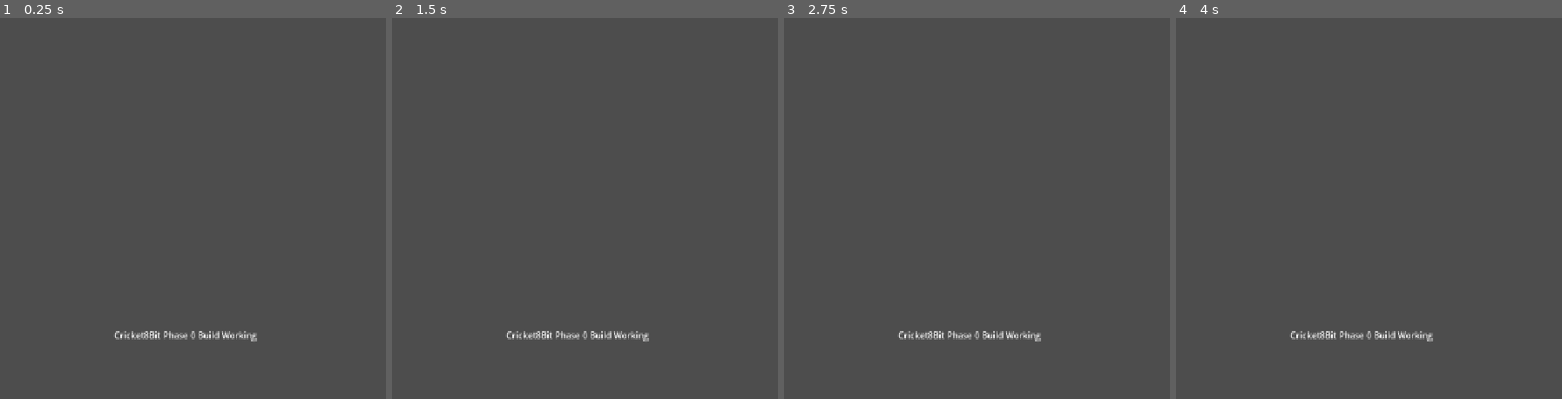
Above: before the commit, frames 1-4 (left to right).
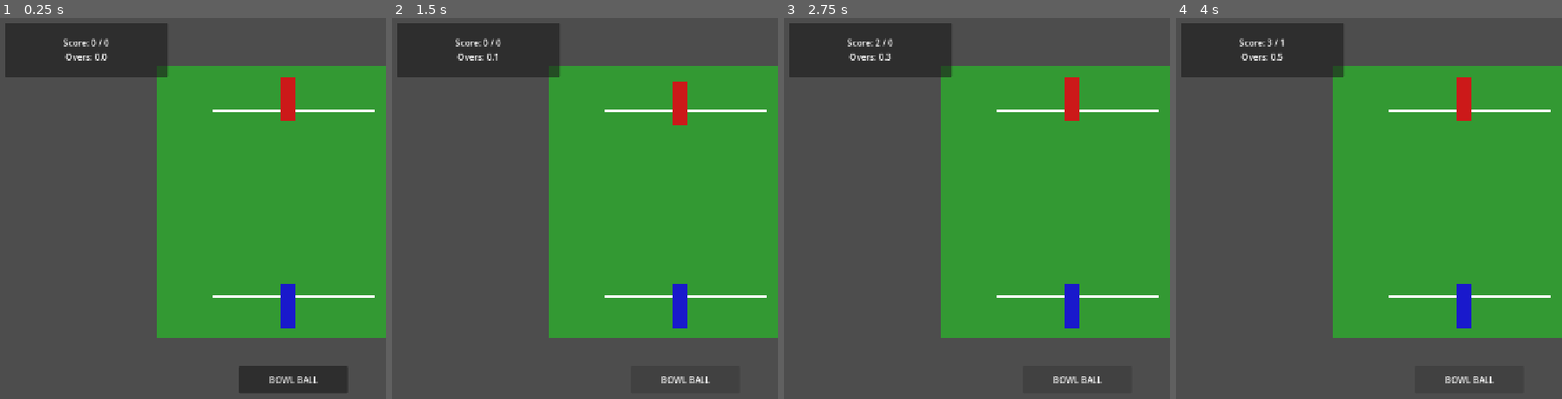
Above: after the commit, the same moments.

Repository: Hermes018/Cricket8Bit
Game: Godot game, scene res://src/client/match_view.tscn
The game is run twice, just before and just after one commit, with the same random seed, the same clock (stepped at 60 frames per second) and the same inputs. Before the commit the project starts from res://main.tscn.
Inputs (mouse positions are in pixels of both pictures, inside the frame that each line leads up to):
- Up to frame 1 (0.25 s): no input
- Up to frame 2 (1.5 s): click (685, 379) at 0.5 s, where only the run after the commit has a clickable "BOWL BALL"; click (685, 379) at 1.25 s, where only the run after the commit has a clickable "BOWL BALL"
- Up to frame 3 (2.75 s): click (1077, 379) at 2 s, where only the run after the commit has a clickable "BOWL BALL"
- Up to frame 4 (4 s): tap Enter at 2.75 s; tap Space at 3.5 s

The runs differ from the first frame. In frame 1, 50% of the frame differs, in the area x 1-100%, y 1-99%; in frame 2, 49%; in frame 3, 49%; in frame 4, 49%.

Commit message:
Complete Phase 1: Implement MatchEngine and headless testing

Diff:
--- a/project.godot
+++ b/project.godot
@@ -11,7 +11,7 @@
 [application]
 
 config/name="Cricket8Bit"
-run/main_scene="res://main.tscn"
+run/main_scene="res://src/client/match_view.tscn"
 config/features=PackedStringArray("4.7", "GL Compatibility")
 config/icon="res://icon.png"
 
--- /dev/null
+++ b/src/client/match_view.gd
@@ -0,0 +1,66 @@
+extends Node2D
+
+@onready var scorecard = $ScorecardUI
+@onready var bowl_button = $BowlButton
+@onready var batsman = $Pitch/Batsman
+@onready var bowler = $Pitch/Bowler
+
+var engine: MatchEngine
+
+func _ready():
+	engine = MatchEngine.new()
+	add_child(engine)
+
+	engine.connect("innings_started", _on_innings_started)
+	engine.connect("runs_scored", _on_runs_scored)
+	engine.connect("wicket_fallen", _on_wicket_fallen)
+	engine.connect("over_complete", _on_over_complete)
+	engine.connect("innings_complete", _on_innings_complete)
+	engine.connect("ball_bowled", _on_ball_bowled)
+
+	bowl_button.pressed.connect(_on_bowl_button_pressed)
+
+	engine.start_match()
+
+func _process(delta):
+	if engine.current_state == MatchEngine.State.BALL_READY and !bowl_button.disabled:
+		# Auto-bowl logic could go here, but we wait for user input
+		pass
+
+func _on_bowl_button_pressed():
+	if engine.current_state == MatchEngine.State.BALL_READY:
+		engine.bowl_ball()
+
+		# In a real game with animation, we would wait for animation to finish.
+		# Since Phase 1 uses instant resolution, we just quickly animate the bowler for visual feedback.
+		var tween = create_tween()
+		var orig_y = bowler.position.y
+		tween.tween_property(bowler, "position:y", orig_y + 50, 0.1)
+		tween.tween_property(bowler, "position:y", orig_y, 0.1)
+
+		# Resolve the ball after the visual delay (to simulate the client waiting for the server/engine)
+		await get_tree().create_timer(0.2).timeout
+		engine.resolve_ball()
+		_update_ui()
+
+func _update_ui():
+	scorecard.update_score(engine.state.runs, engine.state.wickets, engine.state.get_overs_string())
+
+func _on_innings_started(innings: int):
+	_update_ui()
+
+func _on_runs_scored(amount: int, is_extra: bool):
+	print("Client: Scored ", amount)
+
+func _on_wicket_fallen(type: String):
+	print("Client: WICKET")
+
+func _on_over_complete(over: int):
+	print("Client: End of over")
+
+func _on_innings_complete(summary: String):
+	scorecard.show_innings_complete(summary)
+	bowl_button.disabled = true
+
+func _on_ball_bowled():
+	pass
--- /dev/null
+++ b/src/client/match_view.tscn
@@ -0,0 +1,53 @@
+[gd_scene load_steps=3 format=3]
+
+[ext_resource type="Script" path="res://src/client/match_view.gd" id="1_abc"]
+[ext_resource type="PackedScene" path="res://src/client/ui/scorecard_ui.tscn" id="2_def"]
+
+[node name="MatchView" type="Node2D"]
+script = ExtResource("1_abc")
+
+[node name="ScorecardUI" parent="." instance=ExtResource("2_def")]
+
+[node name="Pitch" type="ColorRect" parent="."]
+offset_left = 300.0
+offset_top = 100.0
+offset_right = 800.0
+offset_bottom = 600.0
+color = Color(0.2, 0.6, 0.2, 1)
+
+[node name="CreaseTop" type="ColorRect" parent="Pitch"]
+layout_mode = 0
+offset_left = 100.0
+offset_top = 80.0
+offset_right = 400.0
+offset_bottom = 85.0
+
+[node name="CreaseBottom" type="ColorRect" parent="Pitch"]
+layout_mode = 0
+offset_left = 100.0
+offset_top = 420.0
+offset_right = 400.0
+offset_bottom = 425.0
+
+[node name="Batsman" type="ColorRect" parent="Pitch"]
+layout_mode = 0
+offset_left = 225.0
+offset_top = 400.0
+offset_right = 255.0
+offset_bottom = 480.0
+color = Color(0.1, 0.1, 0.8, 1)
+
+[node name="Bowler" type="ColorRect" parent="Pitch"]
+layout_mode = 0
+offset_left = 225.0
+offset_top = 20.0
+offset_right = 255.0
+offset_bottom = 100.0
+color = Color(0.8, 0.1, 0.1, 1)
+
+[node name="BowlButton" type="Button" parent="."]
+offset_left = 450.0
+offset_top = 650.0
+offset_right = 650.0
+offset_bottom = 700.0
+text = "BOWL BALL"
--- /dev/null
+++ b/src/client/ui/scorecard_ui.gd
@@ -0,0 +1,9 @@
+extends CanvasLayer
+
+@onready var score_label = $Panel/ScoreLabel
+
+func update_score(runs: int, wickets: int, overs_str: String):
+	score_label.text = "Score: %d / %d\nOvers: %s" % [runs, wickets, overs_str]
+
+func show_innings_complete(summary: String):
+	score_label.text = "INNINGS COMPLETE\n" + summary
--- /dev/null
+++ b/src/client/ui/scorecard_ui.tscn
@@ -0,0 +1,24 @@
+[gd_scene load_steps=2 format=3]
+
+[ext_resource type="Script" path="res://src/client/ui/scorecard_ui.gd" id="1_abc"]
+
+[node name="ScorecardUI" type="CanvasLayer"]
+script = ExtResource("1_abc")
+
+[node name="Panel" type="Panel" parent="."]
+offset_left = 20.0
+offset_top = 20.0
+offset_right = 320.0
+offset_bottom = 120.0
+
+[node name="ScoreLabel" type="Label" parent="Panel"]
+layout_mode = 1
+anchors_preset = 15
+anchor_right = 1.0
+anchor_bottom = 1.0
+grow_horizontal = 2
+grow_vertical = 2
+text = "Score: 0 / 0
+Overs: 0.0"
+horizontal_alignment = 1
+vertical_alignment = 1
--- /dev/null
+++ b/src/core/match_engine.gd
@@ -0,0 +1,105 @@
+class_name MatchEngine
+extends Node
+
+signal match_started
+signal innings_started(innings: int)
+signal over_started(over_number: int)
+signal ball_bowled
+signal runs_scored(amount: int, is_extra: bool)
+signal wicket_fallen(type: String)
+signal over_complete(over_number: int)
+signal innings_complete(summary: String)
+signal match_complete(result: String)
+
+enum State {
+	PRE_MATCH,
+	TOSS,
+	INNINGS_START,
+	OVER_START,
+	BALL_READY,
+	BALL_IN_PLAY,
+	BALL_RESOLVED,
+	INNINGS_COMPLETE,
+	MATCH_COMPLETE
+}
+
+var current_state: State = State.PRE_MATCH
+var rules: MatchRules
+var state: MatchState
+
+func _init():
+	rules = MatchRules.new()
+	state = MatchState.new()
+
+func start_match():
+	current_state = State.TOSS
+	# Simulate toss for now
+	current_state = State.INNINGS_START
+	emit_signal("match_started")
+	start_innings()
+
+func start_innings():
+	current_state = State.OVER_START
+	emit_signal("innings_started", state.current_innings)
+	start_over()
+
+func start_over():
+	current_state = State.BALL_READY
+	emit_signal("over_started", state.total_overs + 1)
+
+func bowl_ball():
+	if current_state != State.BALL_READY:
+		return
+
+	current_state = State.BALL_IN_PLAY
+	emit_signal("ball_bowled")
+
+	# In Phase 1 headless, we auto-resolve after a tiny delay or instantly.
+	# We'll resolve instantly for headless simulation.
+	call_deferred("resolve_ball")
+
+func resolve_ball():
+	if current_state != State.BALL_IN_PLAY:
+		return
+
+	# Phase 1: Pure RNG stat resolution
+	var rand = randf()
+	if rand < 0.05: # 5% chance of wicket
+		state.add_wicket()
+		emit_signal("wicket_fallen", "bowled")
+	elif rand < 0.20: # 15% chance of dot ball
+		pass # 0 runs
+	elif rand < 0.60: # 40% chance of 1 run
+		state.add_runs(1)
+		emit_signal("runs_scored", 1, false)
+		state.swap_strike()
+	elif rand < 0.80: # 20% chance of 2 runs
+		state.add_runs(2)
+		emit_signal("runs_scored", 2, false)
+	elif rand < 0.90: # 10% chance of 4 runs
+		state.add_runs(4)
+		emit_signal("runs_scored", 4, false)
+	else: # 10% chance of 6 runs
+		state.add_runs(6)
+		emit_signal("runs_scored", 6, false)
+
+	state.add_ball()
+	current_state = State.BALL_RESOLVED
+
+	_check_state_transitions()
+
+func _check_state_transitions():
+	# Check if innings is over
+	if state.wickets >= rules.wickets_per_innings or state.total_overs >= rules.max_overs or (state.target_score > 0 and state.runs >= state.target_score):
+		current_state = State.INNINGS_COMPLETE
+		emit_signal("innings_complete", "%d / %d in %s overs" % [state.runs, state.wickets, state.get_overs_string()])
+		return
+
+	# Check if over is complete
+	if state.balls_bowled == 0: # reset to 0 by add_ball when reaching balls_per_over
+		current_state = State.OVER_START
+		state.swap_strike() # swap strike at end of over
+		emit_signal("over_complete", state.total_overs)
+		start_over()
+	else:
+		current_state = State.BALL_READY
--- /dev/null
+++ b/src/data/match_rules.gd
@@ -0,0 +1,6 @@
+class_name MatchRules
+extends Resource
+
+@export var max_overs: int = 20
+@export var wickets_per_innings: int = 10
+@export var balls_per_over: int = 6
--- /dev/null
+++ b/src/data/match_state.gd
@@ -0,0 +1,34 @@
+class_name MatchState
+extends Resource
+
+@export var current_innings: int = 1
+@export var runs: int = 0
+@export var wickets: int = 0
+@export var balls_bowled: int = 0
+@export var total_overs: int = 0
+@export var target_score: int = -1
+
+# Simple representations for now
+@export var current_striker: String = "Batsman 1"
+@export var current_non_striker: String = "Batsman 2"
+@export var current_bowler: String = "Bowler 1"
+
+func add_runs(amount: int):
+	runs += amount
+
+func add_wicket():
+	wickets += 1
+
+func add_ball():
+	balls_bowled += 1
+	if balls_bowled == 6:
+		balls_bowled = 0
+		total_overs += 1
+
+func swap_strike():
+	var temp = current_striker
+	current_striker = current_non_striker
+	current_non_striker = temp
+
+func get_overs_string() -> String:
+	return str(total_overs) + "." + str(balls_bowled)
--- /dev/null
+++ b/src/tests/simulate_innings.gd
@@ -0,0 +1,57 @@
+extends SceneTree
+
+var engine: MatchEngine
+
+func _init():
+	print("Starting headless T20 innings simulation...")
+
+	engine = MatchEngine.new()
+	# Hook up signals
+	engine.connect("match_started", _on_match_started)
+	engine.connect("innings_started", _on_innings_started)
+	engine.connect("over_started", _on_over_started)
+	engine.connect("ball_bowled", _on_ball_bowled)
+	engine.connect("runs_scored", _on_runs_scored)
+	engine.connect("wicket_fallen", _on_wicket_fallen)
+	engine.connect("over_complete", _on_over_complete)
+	engine.connect("innings_complete", _on_innings_complete)
+
+	# Start the match
+	engine.start_match()
+
+func _process(delta):
+	if engine.current_state == MatchEngine.State.INNINGS_COMPLETE or engine.current_state == MatchEngine.State.MATCH_COMPLETE:
+		print("Simulation complete. Exiting.")
+		quit(0)
+		return false
+
+	if engine.current_state == MatchEngine.State.BALL_READY:
+		engine.bowl_ball()
+
+	return false
+
+func _on_match_started():
+	print("Match Started.")
+
+func _on_innings_started(innings: int):
+	print("Innings ", innings, " Started.")
+
+func _on_over_started(over: int):
+	pass # print("Over ", over, " Started.")
+
+func _on_ball_bowled():
+	pass
+
+func _on_runs_scored(amount: int, is_extra: bool):
+	pass # print("Scored ", amount, " runs.")
+
+func _on_wicket_fallen(type: String):
+	print("WICKET! (", type, ") Score: ", engine.state.runs, "/", engine.state.wickets)
+
+func _on_over_complete(over: int):
+	print("End of Over ", over, ". Score: ", engine.state.runs, "/", engine.state.wickets)
+
+func _on_innings_complete(summary: String):
+	print("==================================")
+	print("INNINGS COMPLETE: ", summary)
+	print("==================================")
Not shown, added: src/core/match_engine.gd.uid
Not shown, added: src/data/match_rules.gd.uid
Not shown, added: src/data/match_state.gd.uid
Not shown, added: src/tests/simulate_innings.gd.uid
Not shown, changed: docs/daily_update.md
Not shown, changed: docs/phase_build.md
Not shown, changed: docs/progress.md
Not shown, changed: docs/prompt_log.md
